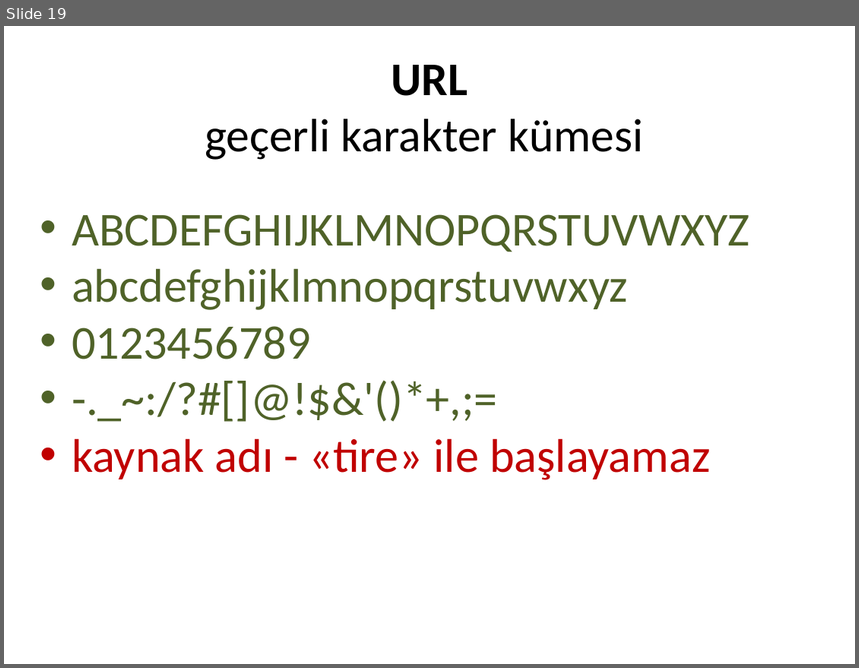
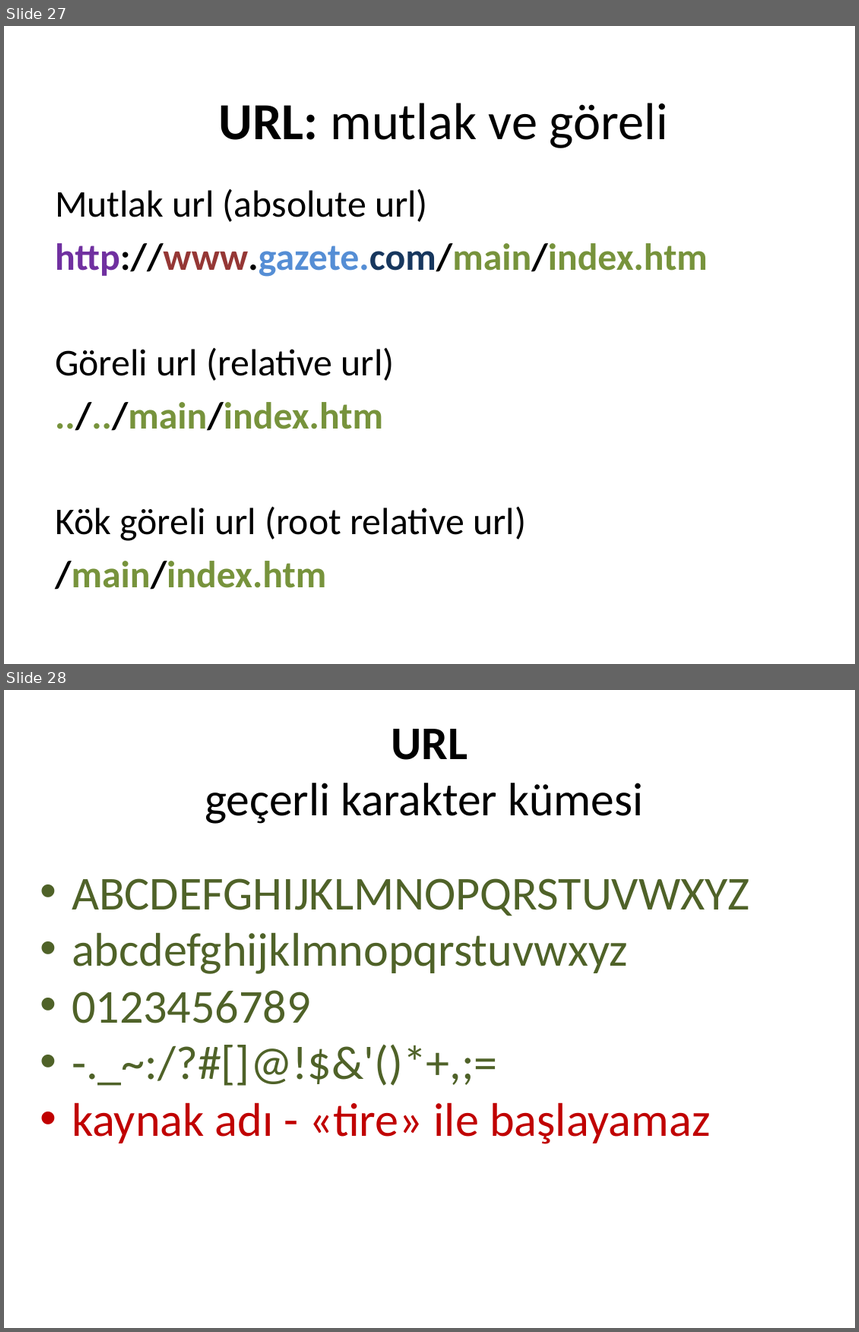
Before and after one commit to cemmerven/attrac, a slide deck: AttendanceTracker/Web Adresi.pptx. Shown one above the other, each under a label of ours: slide 19 before the commit, slides 27 and 28 after it. The pictures are 859x668 and 859x1332 pixels, drawn with LibreOffice and Linux fonts; fonts in the diff are those of the drawing. Boxes give left, top, right and bottom in pixels: in the first picture for what was removed or moved away, otherwise in the second. Text is boxed around its words. In the diff, an @@ line names an element or a change of style, - is before the commit and + after.

```diff
--- a/AttendanceTracker/Web Adresi.pptx
+++ b/AttendanceTracker/Web Adresi.pptx
@@ slide 27 added at [4, 26, 855, 664], background #FFFFFF @@
@@ text added at [219, 103, 668, 148], 44 pt, text #000000 @@
+URL: mutlak ve göreli
@@ text added at [55, 189, 708, 590], 32 pt, text #000000 @@
+Mutlak url (absolute url)
+http://www.gazete.com/main/index.htm
+Göreli url (relative url)
+../../main/index.htm
+Kök göreli url (root relative url)
+/main/index.htm
@@ what was slide 19 is now slide 28 @@
```
Also in this commit, not shown: 2 slides changed, 8 other slides added, 7 other files.
